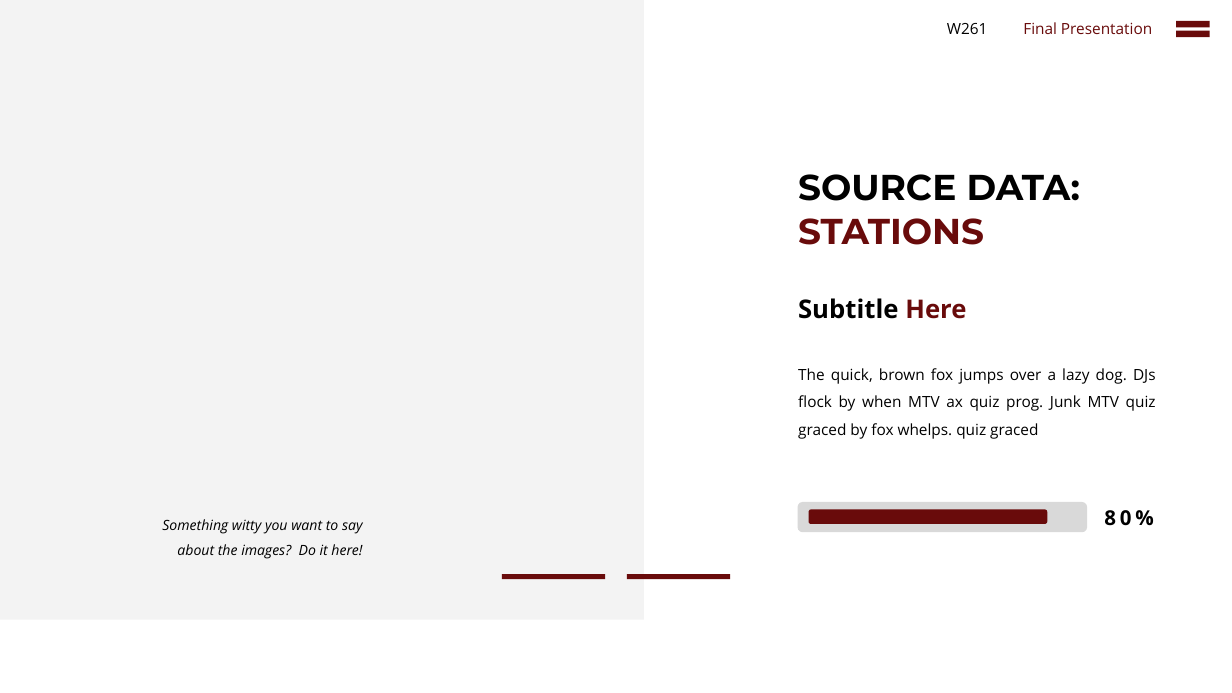
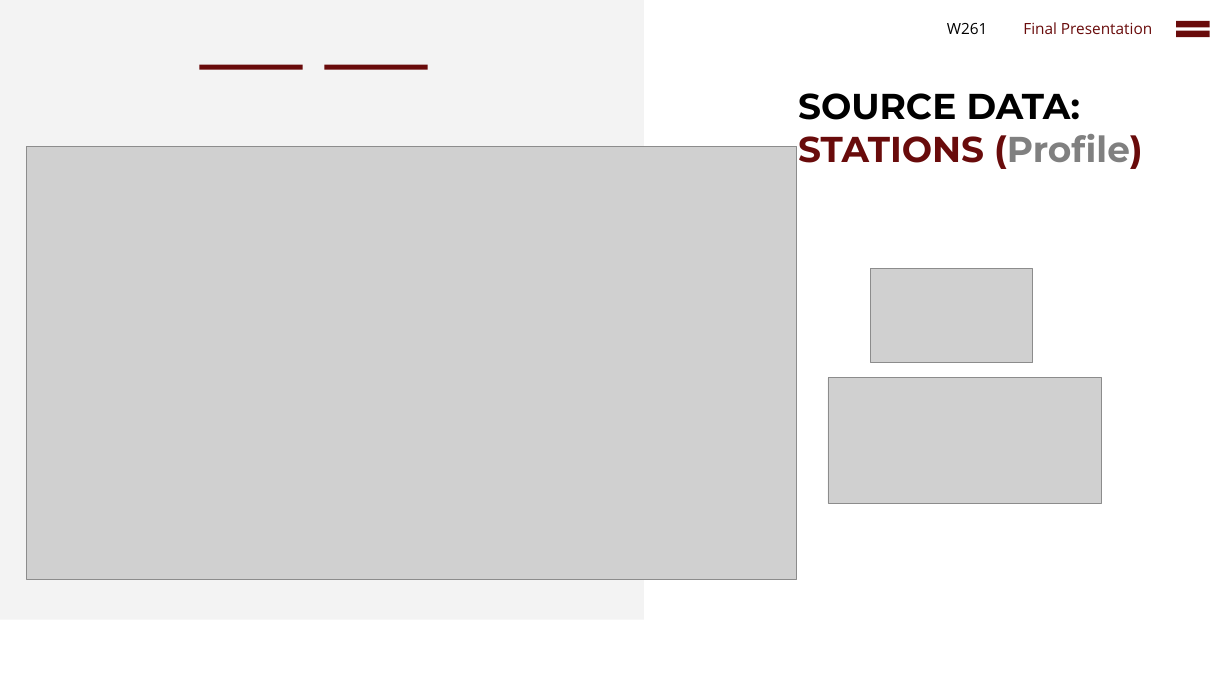
Before and after one commit to cbenge509/flightsontime, a slide deck: slide 23 of presentation/Delayed Flights Prediction - Final.pptx (slide 21 before the commit). Drawn at 1232x693 pixels with LibreOffice and Linux fonts; fonts in the diff are those of the drawing; grey boxes stand for pictures. Boxes give left, top, right and bottom in pixels: in the first picture for what was removed or moved away, otherwise in the second. Text is boxed around its words. In the diff, an @@ line names an element or a change of style, - is before the commit and + after.

```diff
--- a/presentation/Delayed Flights Prediction - Final.pptx
+++ b/presentation/Delayed Flights Prediction - Final.pptx
@@ rectangle: place and size @@
-rectangle at [502, 574, 605, 579]
+rectangle at [200, 65, 303, 70]
@@ rectangle: place and size @@
-rectangle at [628, 574, 731, 579]
+rectangle at [324, 65, 428, 70]
@@ text at [798, 93, 1143, 169]: text changed @@
-SOURCE DATA: STATIONS
+SOURCE DATA: STATIONS (Profile)
@@ picture added at [27, 146, 797, 579] @@
@@ picture added at [871, 269, 1032, 363] @@
@@ text removed at [798, 298, 966, 319] @@
-Subtitle Here
@@ text removed at [798, 368, 1156, 439] @@
-The quick, brown fox jumps over a lazy dog. DJs flock by when MTV ax quiz prog. Junk MTV quiz graced by fox whelps. quiz graced
@@ picture added at [828, 378, 1102, 504] @@
@@ rounded rectangle removed at [798, 502, 1087, 532] @@
@@ rounded rectangle removed at [809, 509, 1047, 524] @@
@@ text removed at [162, 519, 363, 559] @@
-Something witty you want to say about the images? Do it here!
@@ text removed at [1104, 510, 1153, 526] @@
-80%
```
Also in this commit, not shown: 5 slides added, 7 slides removed.
